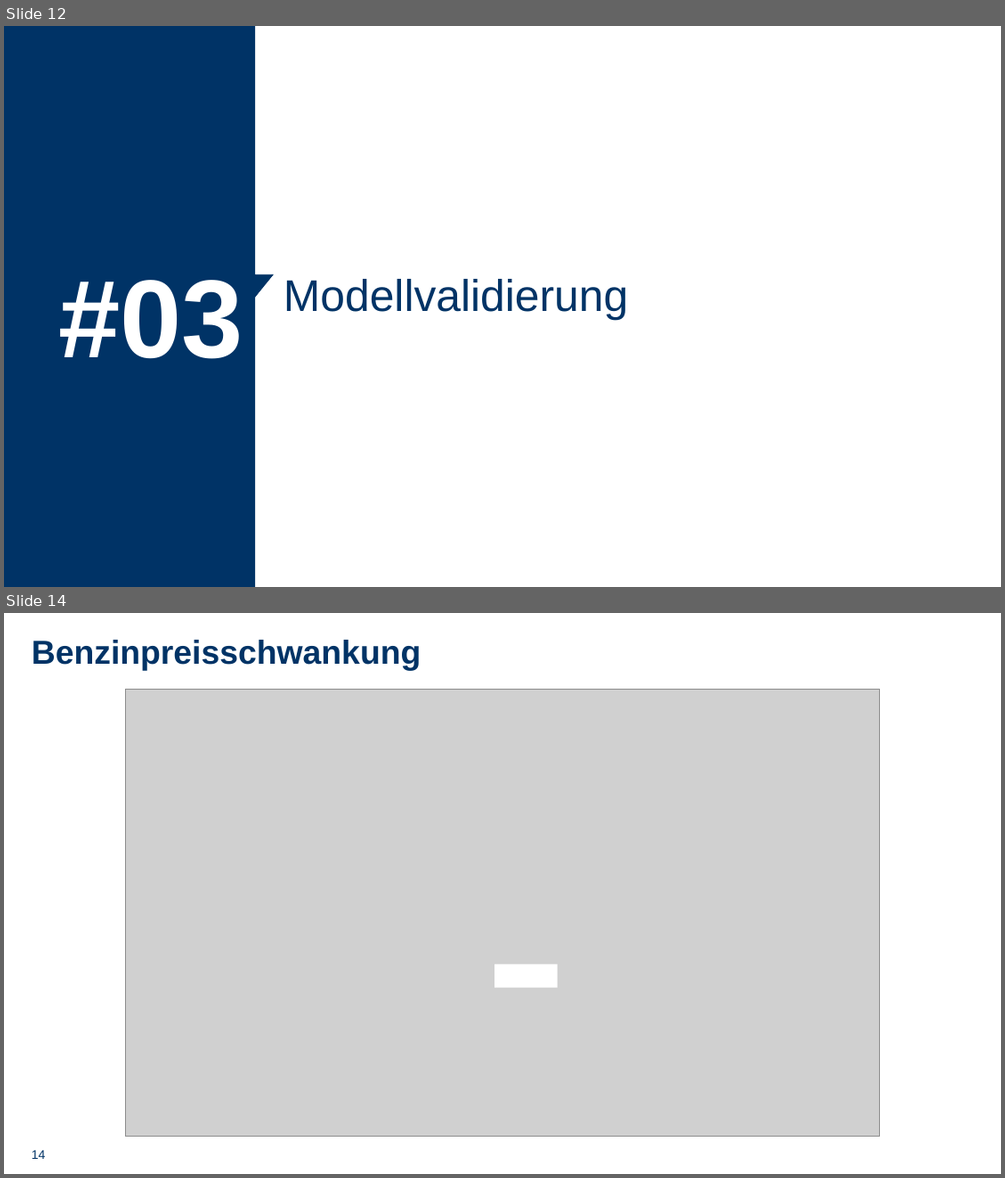
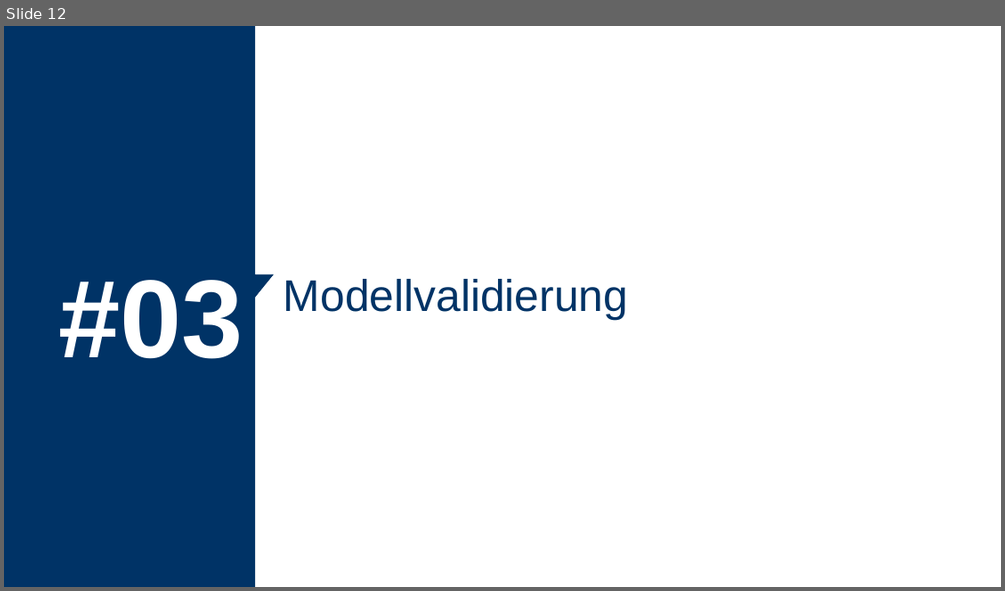
Before and after one commit to Shark919/Metaheuristiken, a slide deck: presentations/simulation/TankstellenSimulation.pptx. Shown one above the other, each under a label of ours: slides 12 and 14 before the commit, slide 12 after it; the slides between them are not shown. The pictures are 1005x1178 and 1005x591 pixels, drawn with LibreOffice and Linux fonts; fonts in the diff are those of the drawing; grey boxes stand for pictures. Boxes give left, top, right and bottom in pixels: in the first picture for what was removed or moved away, otherwise in the second. Text is boxed around its words. In the diff, an @@ line names an element or a change of style, - is before the commit and + after.

```diff
--- a/presentations/simulation/TankstellenSimulation.pptx
+++ b/presentations/simulation/TankstellenSimulation.pptx
@@ slide 14 removed at [4, 613, 1001, 1174], background #FFFFFF @@
@@ title removed at [32, 640, 421, 671] @@
-Benzinpreisschwankung
@@ picture removed at [126, 689, 880, 1136] @@
@@ rectangle removed at [494, 964, 558, 988] @@
@@ page number removed at [32, 1150, 46, 1159] @@
-14
```
Also in this commit, not shown: 2 slides changed, 4 slides added, 3 other slides removed, 2 other files.
